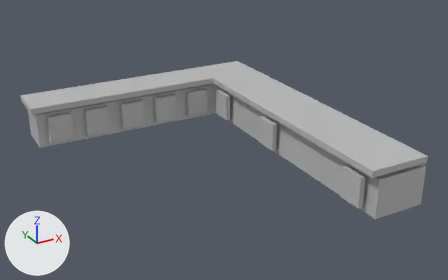
The FBX model doggame/Assets/Models/counterfbx.fbx as it was, and as the next commit left it.
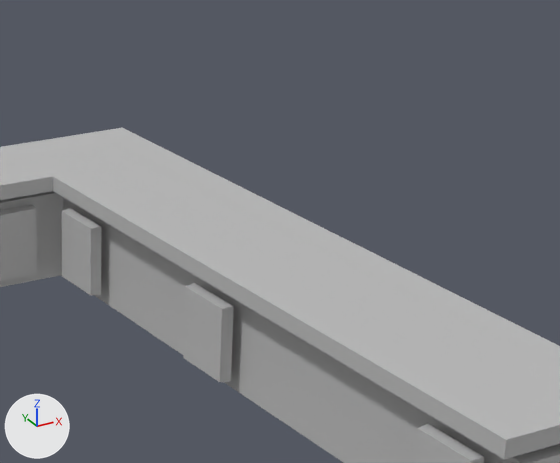
Each version appears first whole from a 50 mm lens placed at (-0.16, -0.311, 0.169), pointed at (0.006, -0.009, 0.018), and next in a close-up on the part from 43% to 88% of the width and 6% to 64% of the height. Every picture has the same lights, and +X, +Y and +Z are marked at lower left. Where no turn or scale is listed for an object, it has been applied to the vertices.

Names of what the first close-up shows: 'cabinet5', 'cabinet6', 'cabinet7', 'cabinet8', 'counter_base', 'countertop'.
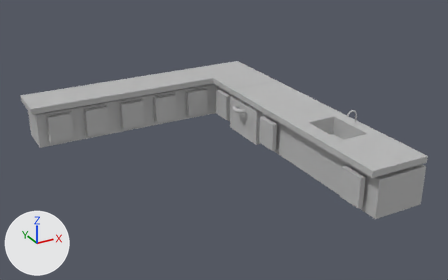
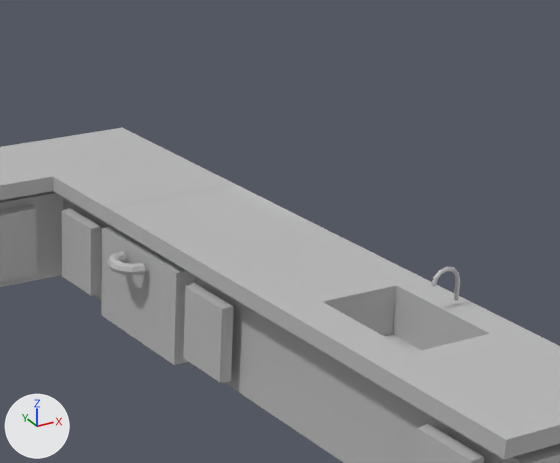
Commit message: updated the counter

Pixel boxes (x1, y1, x2, y2) of what changed, in the close-ups (560 x 463 px):
'ovenhandle', added: after (107, 251, 145, 276)
'faucet', added: after (431, 267, 460, 301)
part 1 of me_mesh_009, built on: (111, 225, 491, 353) in both
part 2 of me_mesh_008, built on: before (94, 225, 199, 355); after (94, 225, 199, 365)

Patch to the scene script:
```diff
--- a/doggame/Assets/Models/counterfbx.fbx.py
+++ b/doggame/Assets/Models/counterfbx.fbx.py
@@ me_mesh_008 @@
 # used by ob_counter_base; location = (0.0614, -0.0012, 0.0115)
-me_mesh_008.from_pydata(...)  # 16 vertices, 14 faces; spans x -0.148..0.016, y -0.1..0.1, z -0.012..0.012
+me_mesh_008.from_pydata(...)  # 68 vertices, 66 faces; spans x -0.148..0.016, y -0.1..0.1, z -0.012..0.012
+# me_mesh_008 part 2
+# 8 faces are deleted
+# 14 vertices are added at x -0.021..0.01, y -0.1..0.1, z -0.012..0.012
+# 6 new vertices lie (0.0, -0.029, 0.0) away from vertices in x -0.016..0.016, y 0.075, z -0.012..0.012
+# 8 new vertices lie (-0.006, 0.0, 0.0) away from vertices in x 0.016, y -0.1..0.1, z -0.012..0.012
+# 8 new vertices lie (0.0, -0.035, 0.0) away from vertices in x -0.016..0.016, y 0.046, z -0.012..0.012
+# 8 new vertices lie (0.0, -0.04, 0.0) away from vertices in x -0.016..0.016, y 0.011, z -0.012..0.012
+# 8 new vertices lie (0.0, 0.035, 0.0) away from vertices in x -0.016..0.016, y -0.1, z -0.012..0.012
+# 60 new faces join them
 me_mesh_008.materials.append(mat_lambert1)
@@ me_mesh_009 @@
 # used by ob_countertop; location = (0.0614, -0.0012, 0.0369)
-me_mesh_009.from_pydata(...)  # 16 vertices, 14 faces; spans x -0.151..0.016, y -0.1..0.1, z -0.012..-0.008
+me_mesh_009.from_pydata(...)  # 56 vertices, 61 faces; spans x -0.151..0.016, y -0.1..0.1, z -0.019..-0.008
+# me_mesh_009 part 1
+# 4 faces are deleted
+# 28 vertices are added at x -0.021..0.016, y -0.065..0.045, z -0.019..-0.008
+# 12 new vertices lie (0.0, 0.03, 0.0) away from vertices in x -0.021..0.016, y -0.062..0.014, z -0.019..-0.008
+# 51 new faces join them
 me_mesh_009.materials.append(mat_lambert1)
@@ me_mesh_010 @@
+me_mesh_010.from_pydata(...)  # 64 vertices, 56 faces; spans x -0.00374..0.00374, y -0.0005..0.0005, z -0.00431..0.00374
+me_mesh_010.materials.append(mat_lambert1)  # grey #bcbcbc
@@ me_mesh_011 @@
+me_mesh_011.from_pydata(...)  # 56 vertices, 48 faces; spans x -0.00605..0.0, y -0.00605..0.00605, z -0.0015..0.0015
+me_mesh_011.materials.append(mat_lambert1)  # grey #bcbcbc
@@ ob_faucet @@
+ob_faucet = bpy.data.objects.new('faucet', me_mesh_010)
+ob_faucet.location = (0.0704, -0.0475, 0.0346)
@@ ob_ovenhandle @@
+ob_ovenhandle = bpy.data.objects.new('ovenhandle', me_mesh_011)
+ob_ovenhandle.location = (0.0389, 0.0275, 0.02)
```
